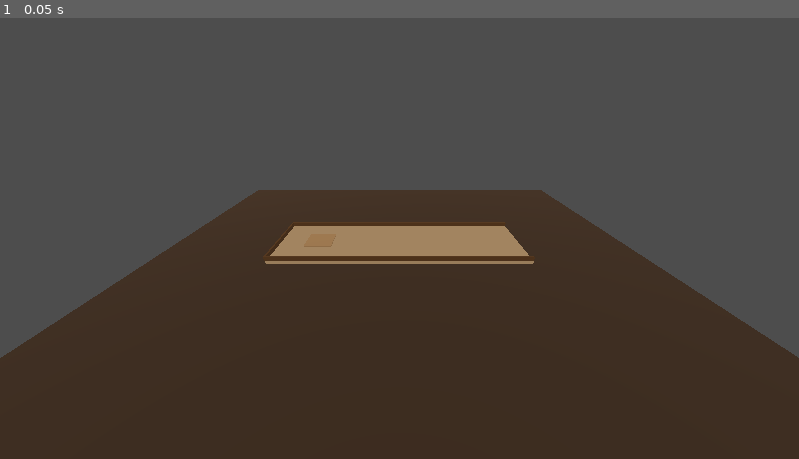
Above: before the commit, frame 1.
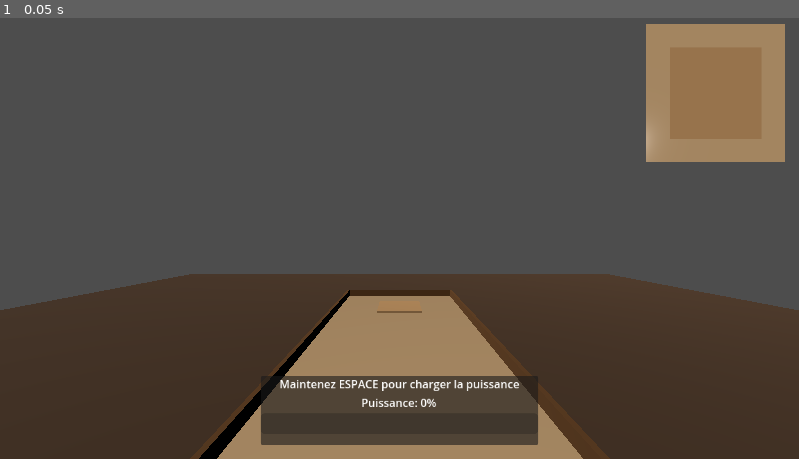
Above: after the commit, the same moment.

Repository: Bdlvdlp/multigames
Game: Godot game, scene res://jeux/palet_breton/scenes/bar_palet.tscn
Two runs of this game, one before a commit and one after it. Both use one fixed random seed, a clock stepped at 60 frames per second and the inputs below.
Inputs:
- Up to frame 1 (0.05 s): no input

The runs differ from the first frame. In frame 1, 24% of the frame differs, in the area x 0-100%, y 1-100%.

Commit message:
feat(palet-breton): ajout HUD avec barre de puissance et mini-map

Diff:
--- a/jeux/palet_breton/scenes/bar_palet.tscn
+++ b/jeux/palet_breton/scenes/bar_palet.tscn
@@ -1,4 +1,6 @@
-[gd_scene load_steps=14 format=3 uid="uid://cccww3c0g30wn"]
+[gd_scene load_steps=15 format=3 uid="uid://cccww3c0g30wn"]
+
+[ext_resource type="PackedScene" uid="uid://dodi5xmqua06d" path="res://jeux/palet_breton/scenes/hud_lander.tscn" id="1_eh0jp"]
 
 [sub_resource type="StandardMaterial3D" id="StandardMaterial3D_0igb1"]
 albedo_color = Color(0.2901961, 0.21568628, 0.15686275, 1)
@@ -47,8 +49,12 @@
 
 [node name="BarPalet" type="Node3D"]
 
+[node name="ZoneLancement" type="Marker3D" parent="."]
+transform = Transform3D(1, 0, 0, 0, 1, 0, 0, 0, 1, 2, 0.3, 0)
+
 [node name="Camera3D" type="Camera3D" parent="."]
-transform = Transform3D(1, 0, 0, 0, 0.90630776, 0.42261827, 0, -0.42261827, 0.90630776, 0, 3, 5)
+transform = Transform3D(-4.371139e-08, 0, 1, 0, 1, 0, -1, 0, -4.371139e-08, 2, 1, 0)
+far = 10.0
 
 [node name="DirectionalLight3D" type="DirectionalLight3D" parent="."]
 transform = Transform3D(0.8660254, -0.35355338, 0.35355338, 0, 0.70710677, 0.70710677, -0.5, -0.6123724, 0.6123724, 0, 0, 0)
@@ -67,7 +73,7 @@
 metadata/_edit_lock_ = true
 
 [node name="PistePalet" type="Node3D" parent="."]
-transform = Transform3D(1, 0, 0, 0, 1, 0, 0, 0, 1, 0, 0.5, 0)
+transform = Transform3D(1, 0, 0, 0, 1, 0, 0, 0, 1, 0, 0.090762615, 0)
 
 [node name="StaticBody3D" type="StaticBody3D" parent="PistePalet"]
 
@@ -106,3 +112,5 @@
 transform = Transform3D(1, 0, 0, 0, 1, 0, 0, 0, 1, -3.7, 0, 0)
 shape = SubResource("BoxShape3D_0igb1")
 metadata/_edit_lock_ = true
+
+[node name="HudLancer" parent="." instance=ExtResource("1_eh0jp")]
--- /dev/null
+++ b/jeux/palet_breton/scenes/hud_lander.tscn
@@ -0,0 +1,70 @@
+[gd_scene load_steps=2 format=3 uid="uid://dodi5xmqua06d"]
+
+[ext_resource type="Script" uid="uid://bv0n7f6ppc6in" path="res://jeux/palet_breton/scripts/hud_lancer.gd" id="1_hud"]
+
+[node name="HudLancer" type="Control"]
+layout_mode = 3
+anchors_preset = 15
+anchor_right = 1.0
+anchor_bottom = 1.0
+grow_horizontal = 2
+grow_vertical = 2
+script = ExtResource("1_hud")
+
+[node name="MiniMap" type="SubViewportContainer" parent="."]
+layout_mode = 1
+anchors_preset = 1
+anchor_left = 1.0
+anchor_right = 1.0
+offset_left = -220.0
+offset_top = 20.0
+offset_right = -20.0
+offset_bottom = 220.0
+grow_horizontal = 0
+stretch = true
+
+[node name="SubViewport" type="SubViewport" parent="MiniMap"]
+handle_input_locally = false
+size = Vector2i(200, 200)
+render_target_update_mode = 4
+
+[node name="CameraMiniMap" type="Camera3D" parent="MiniMap/SubViewport"]
+transform = Transform3D(-4.371139e-08, -1, -4.371139e-08, 0, -4.371139e-08, 1, -1, 4.371139e-08, 1.9106855e-15, -1.5, 0.8, 0)
+current = true
+fov = 60.7
+far = 2.0
+
+[node name="PanelMiniMap" type="Panel" parent="MiniMap"]
+layout_mode = 2
+
+[node name="PanelContainer" type="PanelContainer" parent="."]
+layout_mode = 1
+anchors_preset = 7
+anchor_left = 0.5
+anchor_top = 1.0
+anchor_right = 0.5
+anchor_bottom = 1.0
+offset_left = -200.0
+offset_top = -120.0
+offset_right = 200.0
+offset_bottom = -20.0
+grow_horizontal = 2
+grow_vertical = 0
+
+[node name="VBoxContainer" type="VBoxContainer" parent="PanelContainer"]
+layout_mode = 2
+
+[node name="LabelInstructions" type="Label" parent="PanelContainer/VBoxContainer"]
+layout_mode = 2
+text = "Maintenez ESPACE pour charger la puissance"
+horizontal_alignment = 1
+
+[node name="LabelForce" type="Label" parent="PanelContainer/VBoxContainer"]
+layout_mode = 2
+text = "Puissance: 0%"
+horizontal_alignment = 1
+
+[node name="BarreForce" type="ProgressBar" parent="PanelContainer/VBoxContainer"]
+custom_minimum_size = Vector2(380, 30)
+layout_mode = 2
+show_percentage = false
--- /dev/null
+++ b/jeux/palet_breton/scripts/controleur_lancer.gd
@@ -0,0 +1,74 @@
+extends Node3D
+class_name ControleurLancer
+
+## Référence au palet/maître à lancer
+var palet_actuel: RigidBody3D = null
+
+## Force de lancer (modifiable avec la souris)
+var force_lancer: float = 0.0
+
+## Force minimale et maximale
+@export var force_min: float = 5.0
+@export var force_max: float = 25.0
+
+## Vitesse de chargement de la force
+@export var vitesse_charge: float = 15.0
+
+## Est-on en train de viser ?
+var est_en_train_de_viser: bool = false
+
+## Direction de lancer (toujours vers la planche)
+var direction_lancer: Vector3 = Vector3.FORWARD
+
+## Signal émis quand un palet est lancé
+signal palet_lance(palet: RigidBody3D, force: float)
+
+func _ready() -> void:
+    # La direction est toujours vers l'avant (vers la planche)
+    direction_lancer = Vector3.FORWARD
+
+func preparer_lancer(palet: RigidBody3D) -> void:
+    """Prépare le lancer d'un palet"""
+    palet_actuel = palet
+    force_lancer = force_min
+    est_en_train_de_viser = false
+    print("Prêt à lancer - Maintenez ESPACE pour charger la force")
+
+func _process(delta: float) -> void:
+    if palet_actuel == null:
+        return
+
+    # Maintenir ESPACE pour charger la force
+    if Input.is_action_pressed("ui_accept"):  # ESPACE
+        if not est_en_train_de_viser:
+            est_en_train_de_viser = true
+
+        # Augmenter la force progressivement
+        force_lancer = min(force_lancer + vitesse_charge * delta, force_max)
+
+    # Relâcher ESPACE pour lancer
+    if Input.is_action_just_released("ui_accept") and est_en_train_de_viser:
+        _lancer_palet()
+
+func _lancer_palet() -> void:
+    """Lance le palet avec la force chargée"""
+    if palet_actuel == null:
+        return
+
+    print("Lancer avec force: %.2f" % force_lancer)
+
+    # Appeler la fonction lancer du palet
+    if palet_actuel.has_method("lancer"):
+        palet_actuel.lancer(direction_lancer, force_lancer)
+
+    # Émettre le signal
+    palet_lance.emit(palet_actuel, force_lancer)
+
+    # Réinitialiser
+    palet_actuel = null
+    force_lancer = force_min
+    est_en_train_de_viser = false
+
+func get_pourcentage_force() -> float:
+    """Retourne le pourcentage de force actuel (0-100)"""
+    return ((force_lancer - force_min) / (force_max - force_min)) * 100.0
--- /dev/null
+++ b/jeux/palet_breton/scripts/hud_lancer.gd
@@ -0,0 +1,40 @@
+extends Control
+class_name HudLancer
+
+## Références aux éléments UI
+@onready var barre_force: ProgressBar = $PanelContainer/VBoxContainer/BarreForce
+@onready var label_force: Label = $PanelContainer/VBoxContainer/LabelForce
+@onready var label_instructions: Label = $PanelContainer/VBoxContainer/LabelInstructions
+@onready var mini_map: SubViewportContainer = $MiniMap
+@onready var sub_viewport: SubViewport = $MiniMap/SubViewport
+
+func _ready() -> void:
+    # Configurer la barre de progression
+    barre_force.min_value = 0
+    barre_force.max_value = 100
+    barre_force.value = 0
+
+    # Afficher le HUD pour tester
+    visible = true
+
+    print("HUD initialisé - Mini-map active")
+
+func afficher_visee() -> void:
+    visible = true
+    mini_map.visible = true
+    label_instructions.text = "Maintenez ESPACE pour charger la puissance"
+
+func masquer() -> void:
+    visible = false
+
+func mettre_a_jour_force(pourcentage: float) -> void:
+    barre_force.value = pourcentage
+    label_force.text = "Puissance: %d%%" % int(pourcentage)
+
+    # Changer la couleur selon la force
+    if pourcentage < 33:
+        barre_force.modulate = Color.GREEN
+    elif pourcentage < 66:
+        barre_force.modulate = Color.YELLOW
+    else:
+        barre_force.modulate = Color.RED
Not shown, added: jeux/palet_breton/scripts/controleur_lancer.gd.uid
Empty file added: jeux/palet_breton/scripts/gestionnaire_partie.gd
Not shown, added: jeux/palet_breton/scripts/gestionnaire_partie.gd.uid
Not shown, added: jeux/palet_breton/scripts/hud_lancer.gd.uid
